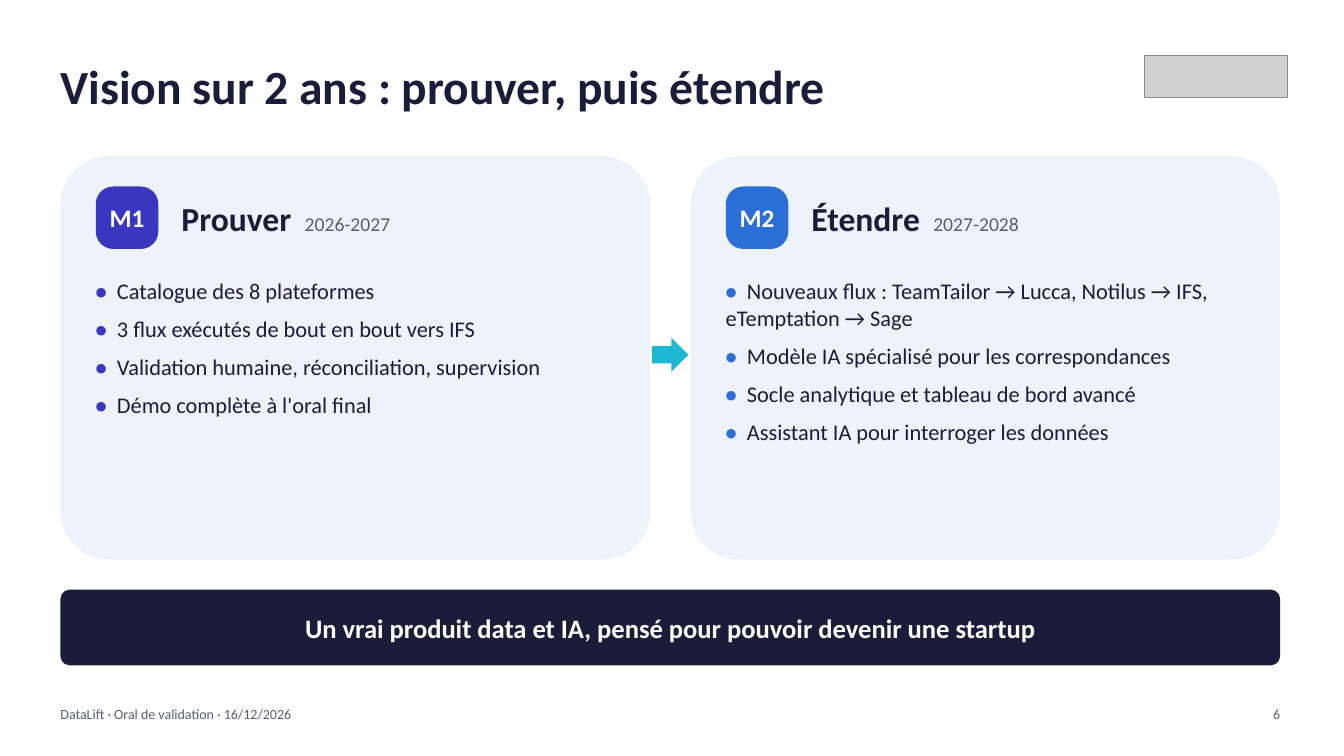
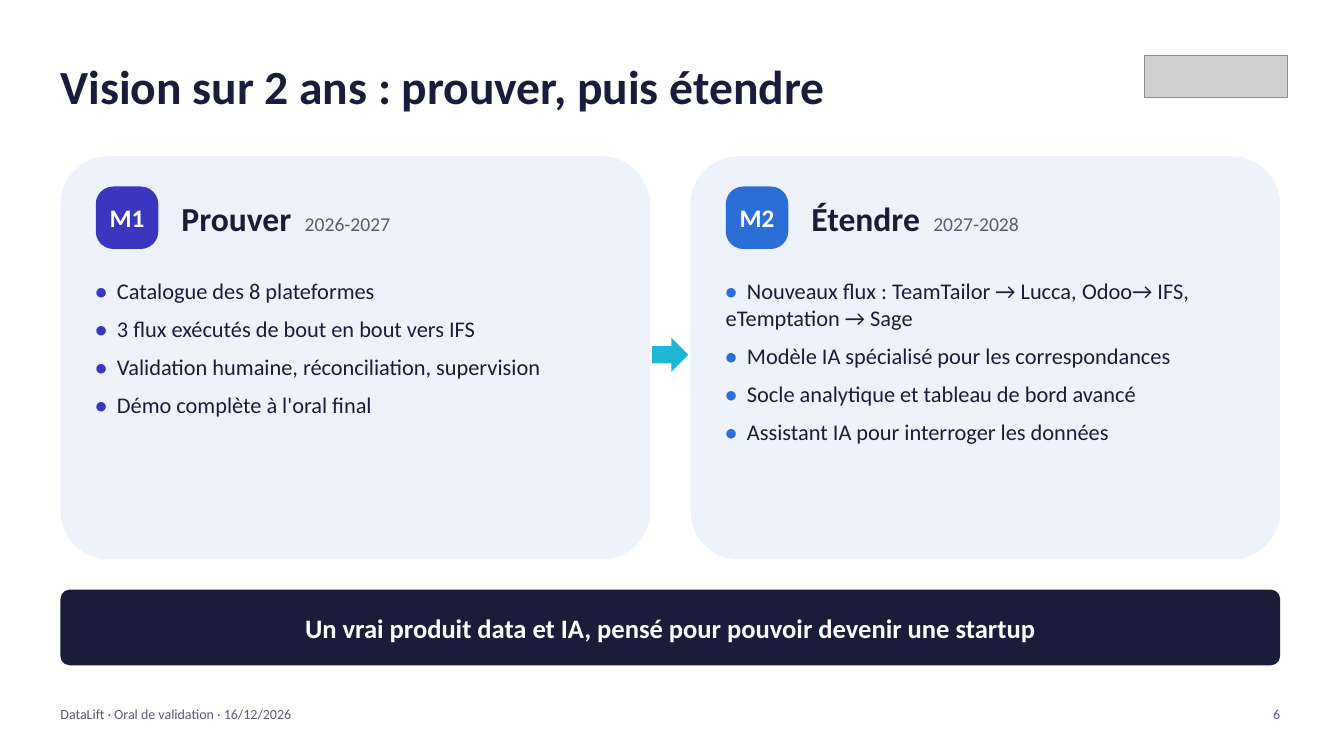
Before and after one commit to youcefaddou/datalift-modules, a slide deck: slide 7 of docs/oral/DataLift_oral_validation_16-12-2026.pptx. Drawn at 1344x756 pixels with LibreOffice and Linux fonts; fonts in the diff are those of the drawing; grey boxes stand for pictures. Boxes give left, top, right and bottom in pixels: in the first picture for what was removed or moved away, otherwise in the second. Text is boxed around its words. In the diff, an @@ line names an element or a change of style, - is before the commit and + after.

```diff
--- a/docs/oral/DataLift_oral_validation_16-12-2026.pptx
+++ b/docs/oral/DataLift_oral_validation_16-12-2026.pptx
@@ text at bbox=[726, 283, 1188, 330]: text changed @@
-• Nouveaux flux : TeamTailor → Lucca, Notilus → IFS, eTemptation → Sage
+• Nouveaux flux : TeamTailor → Lucca, Odoo→ IFS, eTemptation → Sage
```
Also in this commit, not shown: 2 other slides changed, 2 other files.
